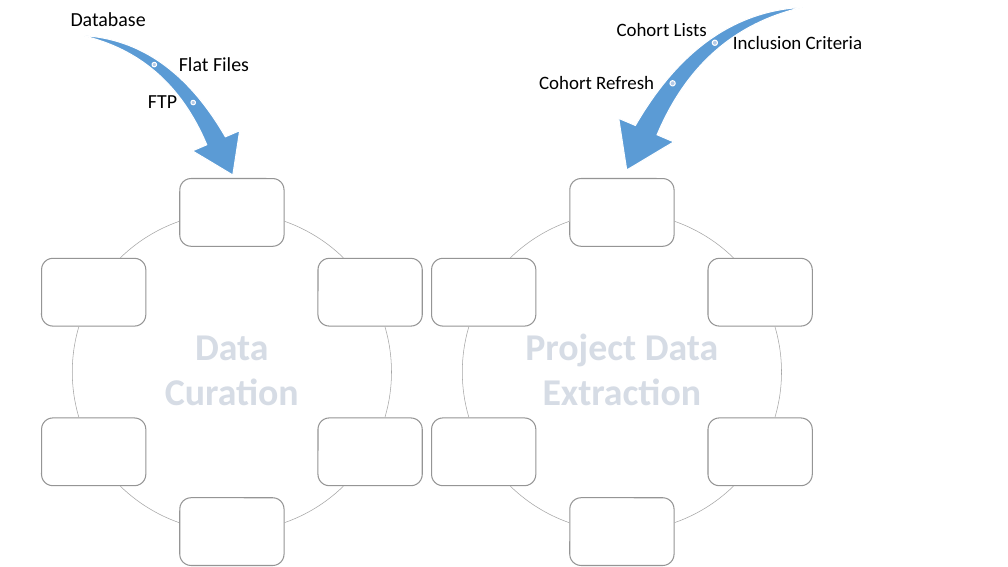
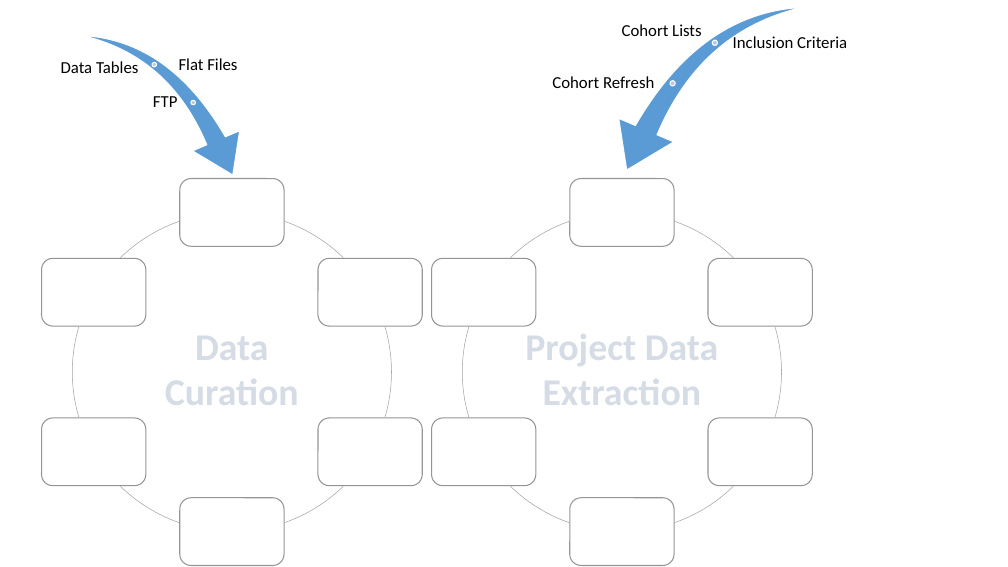
Before and after one commit to HicServices/RDMP, a slide deck: slide 4 of Documentation/RDMPUniverse.pptx. Drawn at 1008x567 pixels with LibreOffice and Linux fonts; fonts in the diff are those of the drawing. Boxes give left, top, right and bottom in pixels: in the first picture for what was removed or moved away, otherwise in the second. Text is boxed around its words. In the diff, an @@ line names an element or a change of style, - is before the commit and + after.

```diff
--- a/Documentation/RDMPUniverse.pptx
+++ b/Documentation/RDMPUniverse.pptx
@@ text removed at [71,12,146,26] @@
-Database
@@ text "Flat Files" at [179,58,237,70]: size 19 to 16 pt; less space between paragraphs @@
@@ text added at [61,61,138,73], 16 pt, text #000000 @@
+Data Tables
@@ text "FTP" at [153,96,178,107]: size 19 to 16 pt; less space between paragraphs @@
@@ size 18 to 16 pt in 3 elements at [622,24,701,36], [733,35,847,48], [552,76,654,88] @@
```
Also in this commit, not shown: 1 slide added, 3 other files.
